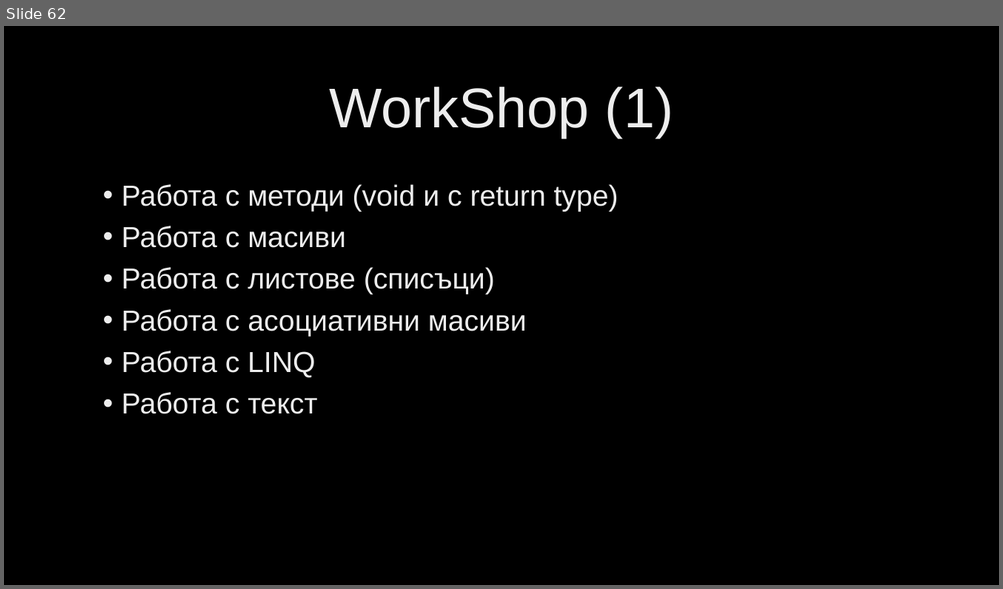
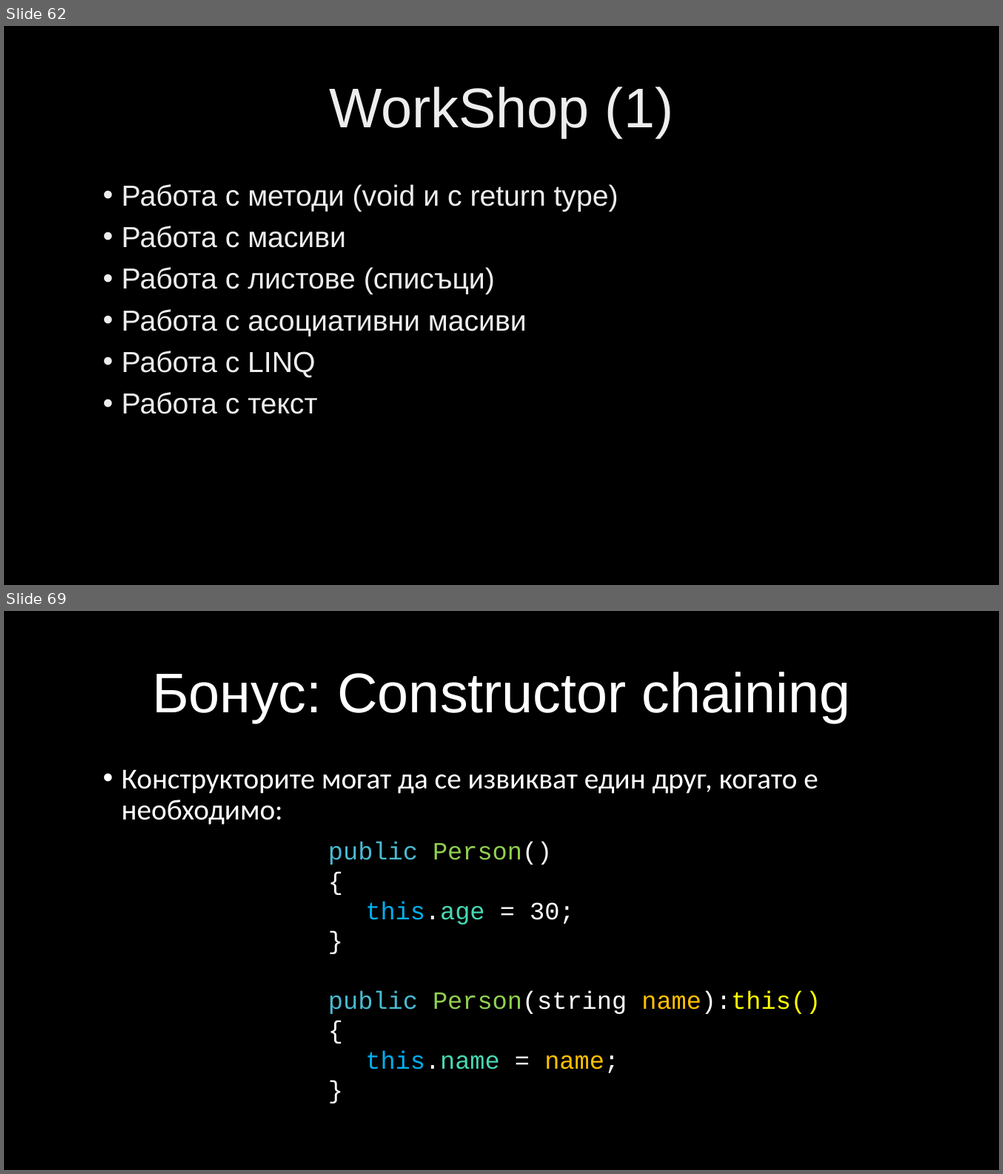
Before and after one commit to velizar92/CSharp-Programming-Presentations, a slide deck: C# Intermediate.pptx. Shown one above the other, each under a label of ours: slide 62 before the commit, slides 62 and 69 after it; the slides between them are not shown. The pictures are 1003x589 and 1003x1174 pixels, drawn with LibreOffice and Linux fonts; fonts in the diff are those of the drawing; background and template pictures are left out. Boxes give left, top, right and bottom in pixels: in the first picture for what was removed or moved away, otherwise in the second. Text is boxed around its words. In the diff, an @@ line names an element or a change of style, - is before the commit and + after.

```diff
--- a/C# Intermediate.pptx
+++ b/C# Intermediate.pptx
@@ slide 69 added at <box>4,611,999,1170</box>, background picture (left out) @@
@@ title added at <box>152,672,851,723</box>, 54 pt, text #FFFFFF @@
+Бонус: Constructor chaining
@@ text added at <box>122,770,817,825</box>, 28 pt, text #FFFFFF @@
+• Конструкторите могат да се извикват един друг, когато е необходимо:
@@ text added at <box>328,842,820,1073</box>, 24 pt, text #FFFFFF @@
+  public Person()
+  {
+  this.age = 30;
+  }
+  public Person(string name):this()
+  {
+  this.name = name;
+  }
```
Also in this commit, not shown: 6 other slides added.
